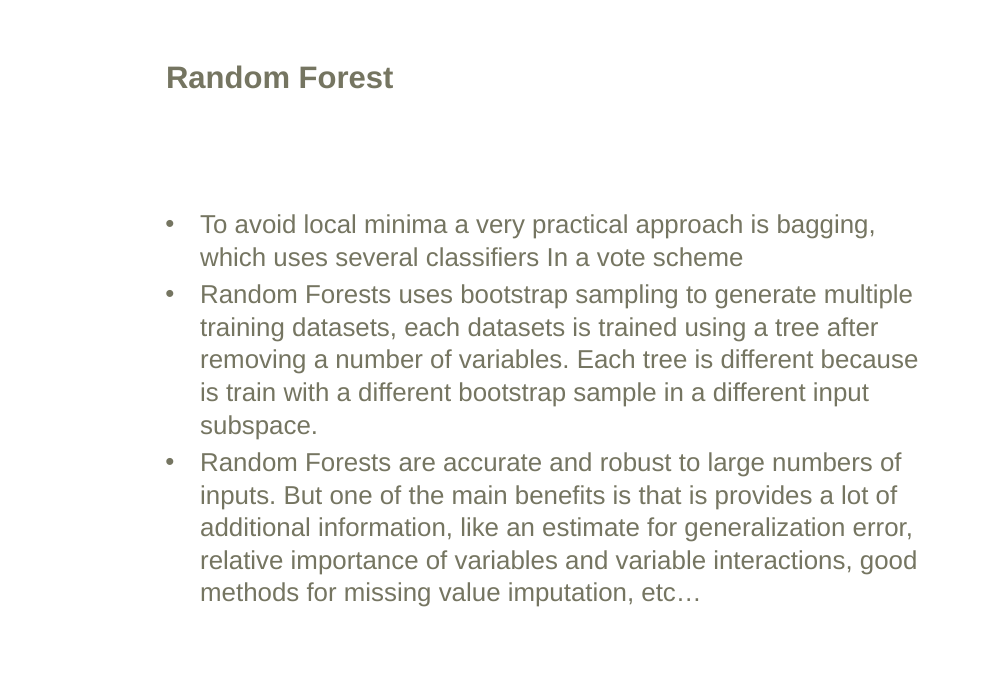
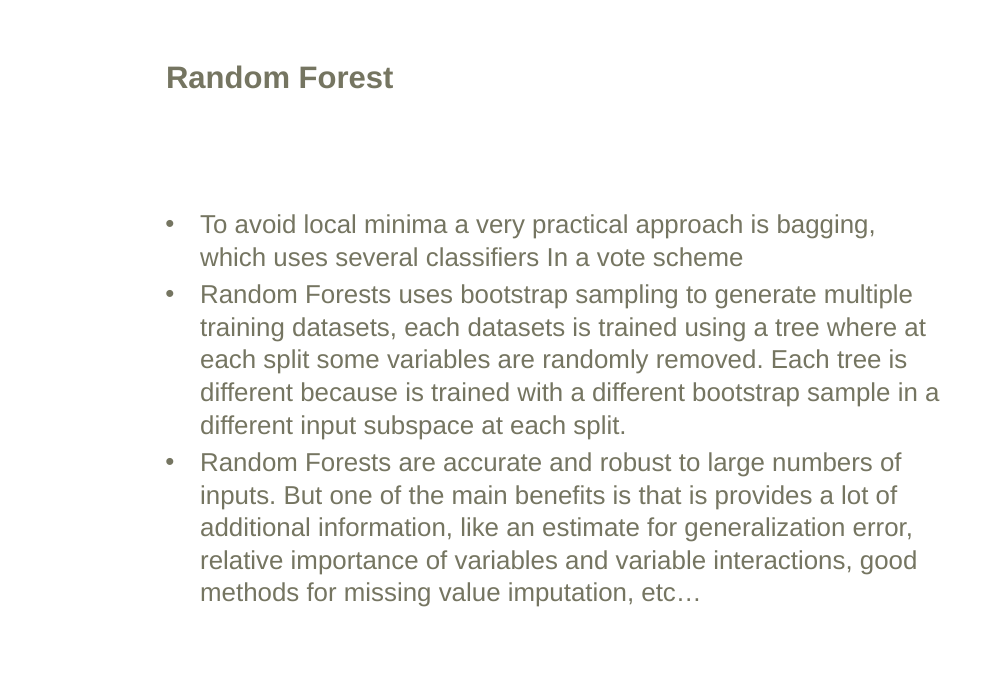
Before and after one commit to mikisvaz/DMPP, a slide deck: slide 34 of Classification/Classification.ppt. Drawn at 1008x698 pixels with LibreOffice and Linux fonts; fonts in the diff are those of the drawing; background and template pictures are left out. Boxes give left, top, right and bottom in pixels: in the first picture for what was removed or moved away, otherwise in the second. Text is boxed around its words. In the diff, an @@ line names an element or a change of style, - is before the commit and + after.

Commit message:
Small changes in PPT

```diff
--- a/Classification/Classification.ppt
+++ b/Classification/Classification.ppt
@@ text at (200,284,939,440): text changed @@
-• Random Forests uses bootstrap sampling to generate multiple training datasets, each datasets is trained using a tree after removing a number of variables. Each tree is different because is train with a different bootstrap sample in a different input subspace.
+• Random Forests uses bootstrap sampling to generate multiple training datasets, each datasets is trained using a tree where at each split some variables are randomly removed. Each tree is different because is trained with a different bootstrap sample in a different input subspace at each split.
```
Also in this commit, not shown: 1 other slide changed.
